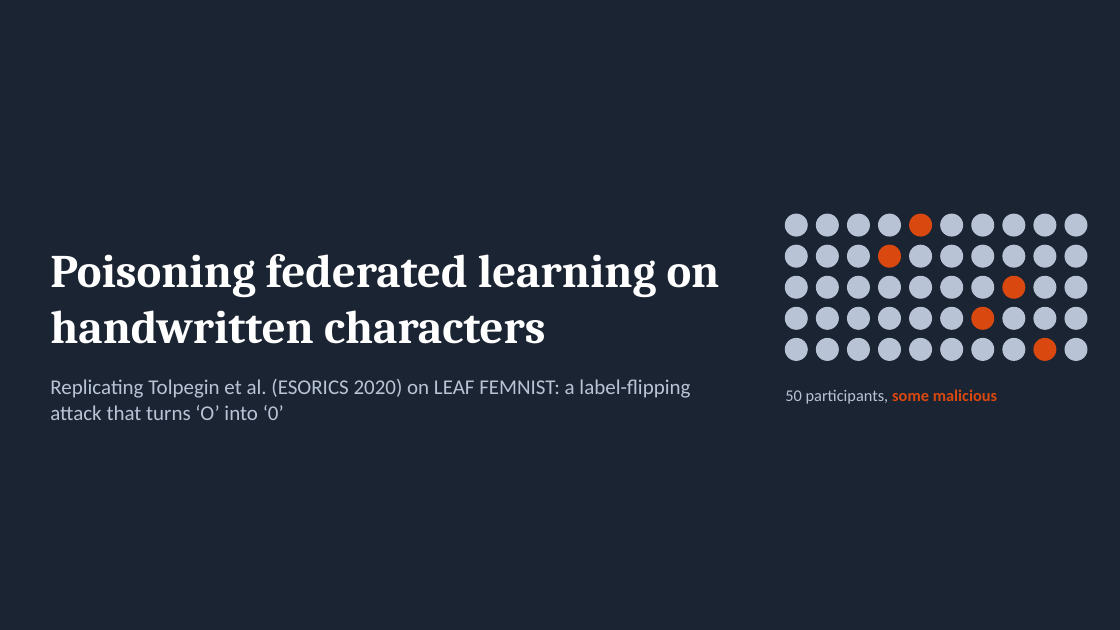
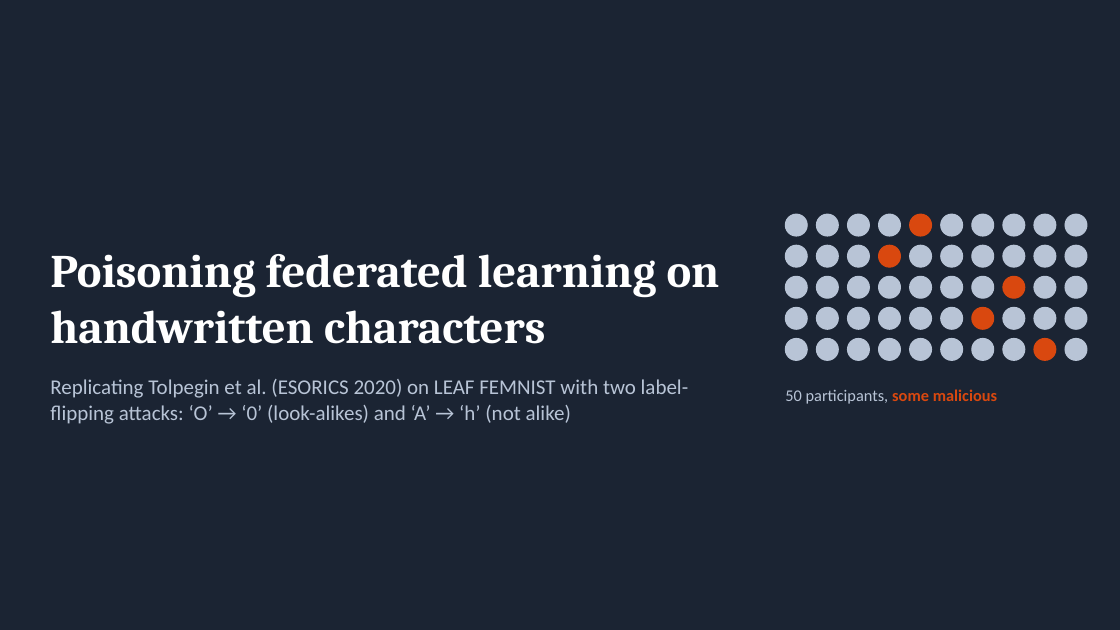
Before and after one commit to wetthamm/FederatedLearning, a slide deck: slide 1 of writeup/FEMNIST_label_flipping.pptx. Drawn at 1120x630 pixels with LibreOffice and Linux fonts; fonts in the diff are those of the drawing. Boxes give left, top, right and bottom in pixels: in the first picture for what was removed or moved away, otherwise in the second. Text is boxed around its words. In the diff, an @@ line names an element or a change of style, - is before the commit and + after.

```diff
--- a/writeup/FEMNIST_label_flipping.pptx
+++ b/writeup/FEMNIST_label_flipping.pptx
@@ text at (x1=50, y1=379, x2=689, y2=424): text changed @@
-Replicating Tolpegin et al. (ESORICS 2020) on LEAF FEMNIST: a label-flipping attack that turns ‘O’ into ‘0’
+Replicating Tolpegin et al. (ESORICS 2020) on LEAF FEMNIST with two label-flipping attacks: ‘O’ → ‘0’ (look-alikes) and ‘A’ → ‘h’ (not alike)
```
Also in this commit, not shown: 10 other slides changed, 4 slides added.
